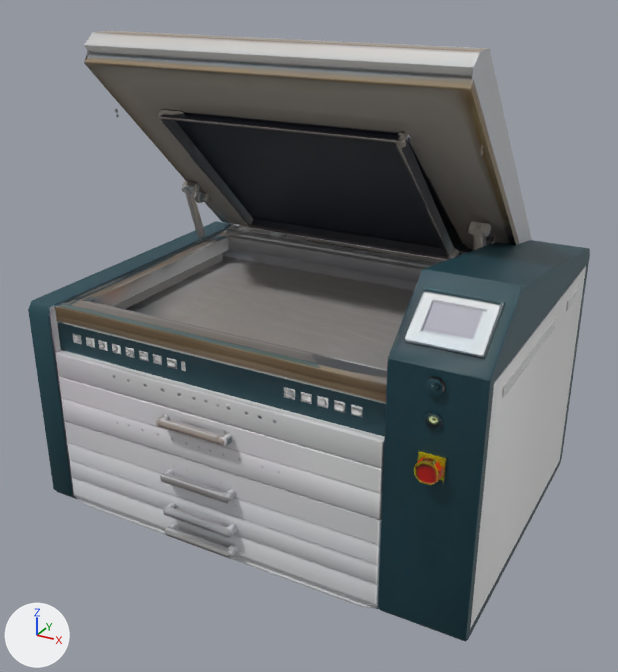
Before and after pictures for a commit that changed the FBX model SuraAutomovil/Assets/_SuraAutomovil/3DModels/Mechanism/FBX Models/3/Mechanism.fbx.
One viewpoint serves both versions: a 50 mm camera at (0.045, -1.183, 0.59) aimed at (-0.586, -0.035, 0.017). Lighting does not change. The marker at lower left points along +X, +Y and +Z. The first picture is the older version. Where no turn or scale is listed for an object, it has been applied to the vertices.

Names of what the first picture shows: 'texture_pbr_v128.004'.
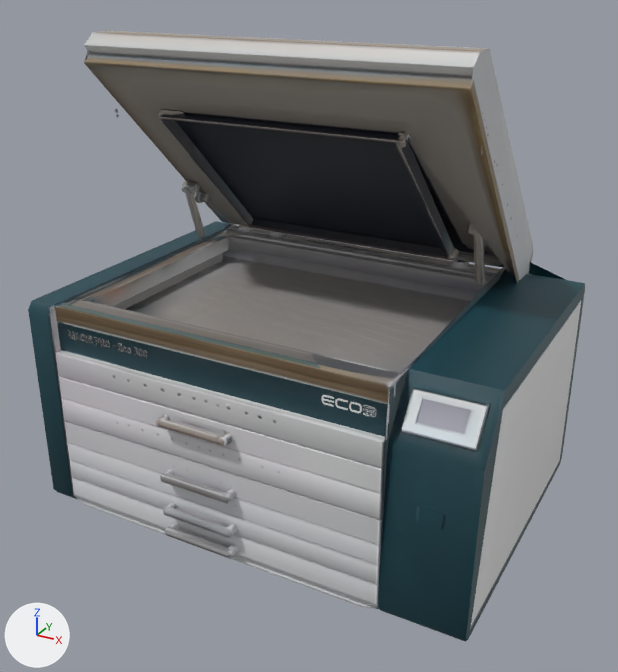
Changed parts and their boxes [x1, y1, x2, y2] in the pictures (618 x 672 px):
'texture_pbr_v128.004', reshaped
    before: [28, 31, 590, 642]
    after: [28, 31, 585, 642]
part 1 of me_texture_pbr_v128_007, rebuilt (8% wider, 14% shorter)
    before: [351, 404, 363, 417]
    after: [349, 402, 362, 413]
part 2 of me_texture_pbr_v128_007, deleted
    before: [153, 286, 580, 486]
part 3 of me_texture_pbr_v128_007, built on
    before: [72, 333, 149, 362]
    after: [68, 330, 147, 358]
part 4 of me_texture_pbr_v128_007, cut back
    before: [317, 49, 590, 639]
    after: [322, 49, 585, 639]

Patch to the scene script:
```diff
--- a/SuraAutomovil/Assets/_SuraAutomovil/3DModels/Mechanism/FBX Models/3/Mechanism.fbx.py
+++ b/SuraAutomovil/Assets/_SuraAutomovil/3DModels/Mechanism/FBX Models/3/Mechanism.fbx.py
@@ mat_blank @@
+mat_blank = principled_material('Blank')
+mat_blank.base_color = (0.8, 0.8, 0.8)  # white #e7e7e7
@@ me_texture_pbr_v128_007 @@
 # used by ob_texture_pbr_v128_004; location = (-0.591, 0.0, 0.093)
-me_texture_pbr_v128_007.from_pydata(...)  # 2389 vertices, 4310 faces; spans x -0.385..0.385, y -0.293..0.293, z -0.393..0.393
+me_texture_pbr_v128_007.from_pydata(...)  # 7645 vertices, 10644 faces; spans x -0.385..0.383, y -0.293..0.293, z -0.393..0.393
+# me_texture_pbr_v128_007 part 1: the loose piece of 12 vertices spanning x 0.193..0.21, y -0.259..-0.258, z -0.068..-0.052 is rebuilt with 530 vertices and now spans x 0.19..0.209, y -0.259..-0.257, z -0.062..-0.048, in mat_blank (white #e7e7e7)
+# me_texture_pbr_v128_007 part 2: 25 loose pieces with 351 vertices, spanning x -0.306..0.385, y -0.292..0.261, z -0.125..0.025, are deleted
+# me_texture_pbr_v128_007 part 3: 1 vertex moved within x -0.198, y -0.257, z -0.052; 67 vertices removed from x -0.306..-0.152, y -0.259..-0.257, z -0.068..-0.052; 3855 vertices added at x -0.314..-0.155, y -0.259..-0.257, z -0.062..-0.048
+# me_texture_pbr_v128_007 part 4: 64 vertices removed from x 0.141..0.383, y -0.271..0.275, z -0.361..0.122; 1349 vertices added at x 0.148..0.383, y -0.259..0.275, z -0.099..0.005
+# other edits to the shape of me_texture_pbr_v128_007 do not show in these pictures
 me_texture_pbr_v128_007.materials.append(mat_material_005)
+me_texture_pbr_v128_007.materials.append(mat_blank)  # white #e7e7e7
```
